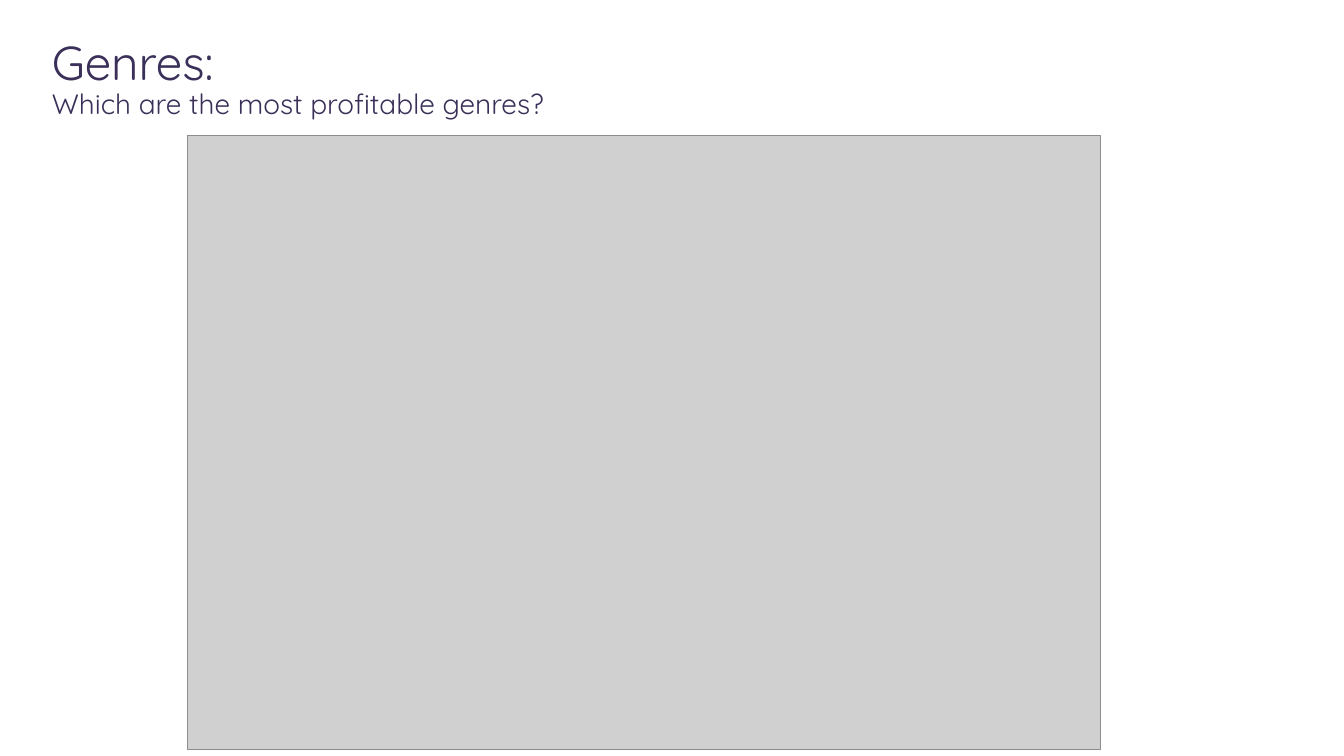
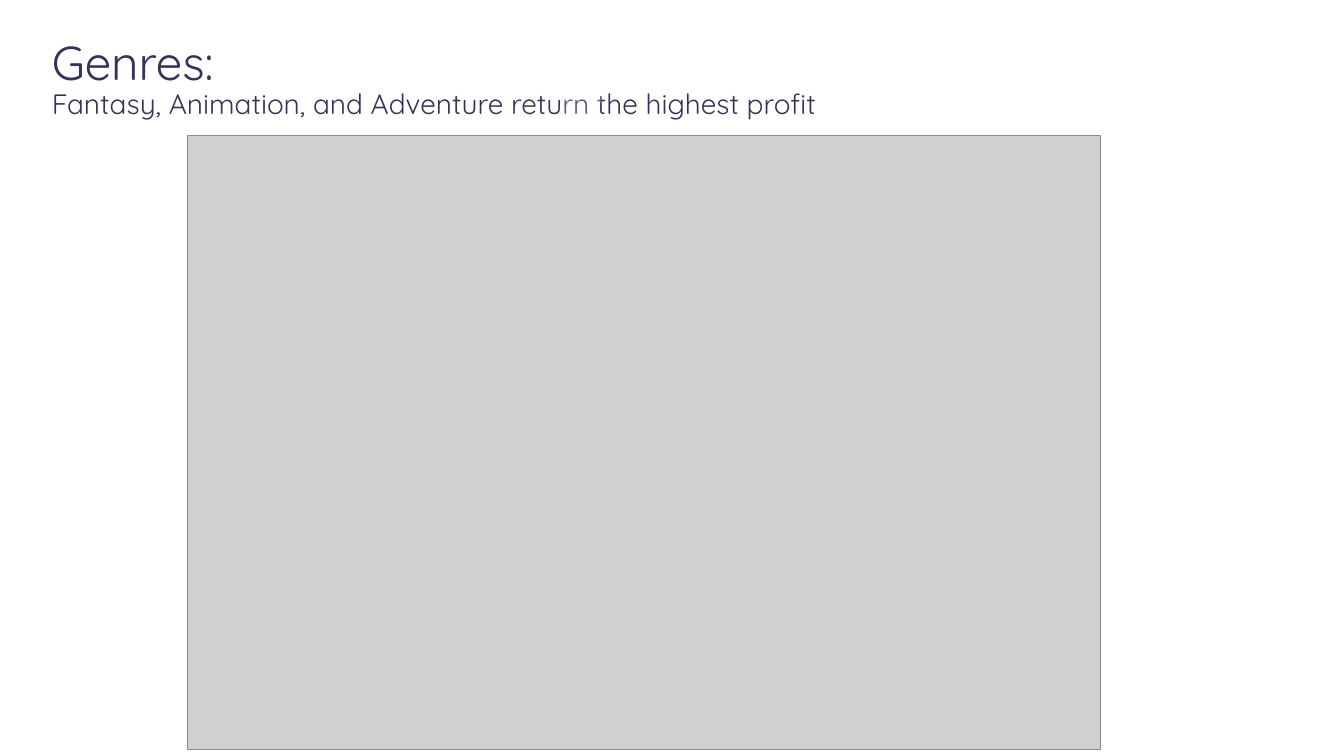
Before and after one commit to carlosiruiz/movie_market_analysis, a slide deck: slide 6 of Final Presentation.pptx (slide 5 before the commit). Drawn at 1344x756 pixels with LibreOffice and Linux fonts; fonts in the diff are those of the drawing; grey boxes stand for pictures; background and template pictures are left out. Boxes give left, top, right and bottom in pixels: in the first picture for what was removed or moved away, otherwise in the second. Text is boxed around its words. In the diff, an @@ line names an element or a change of style, - is before the commit and + after.

```diff
--- a/Final Presentation.pptx
+++ b/Final Presentation.pptx
@@ title at (52,46,816,120): text changed @@
-Genres:
-Which are the most profitable genres?
+Genres:
+Fantasy, Animation, and Adventure return the highest profit
```
Also in this commit, not shown: 4 other slides changed, 1 slide added, 1 other file.
